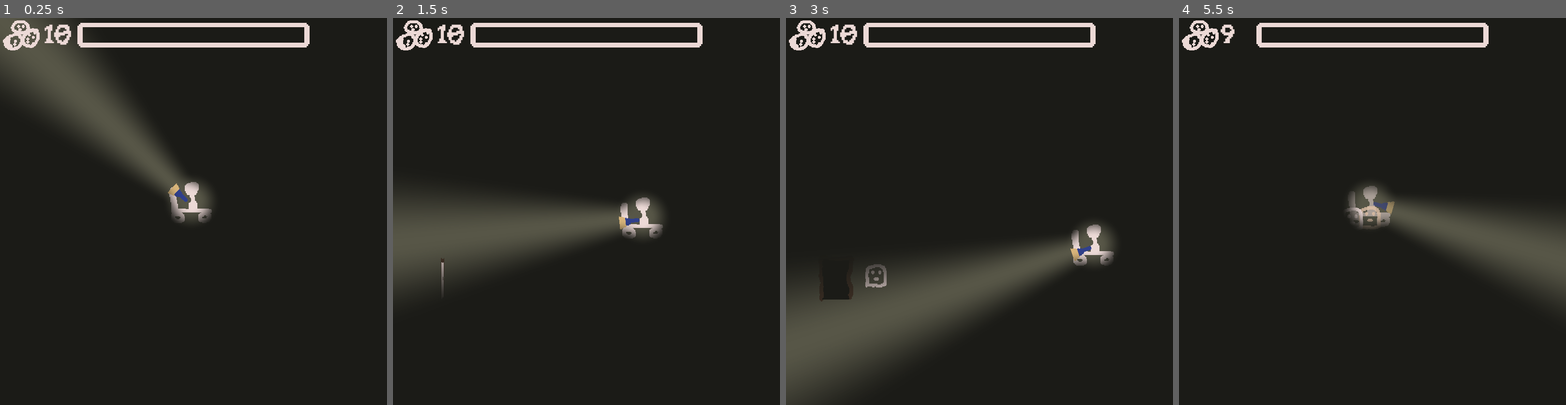
Above: before the commit, frames 1-4 (left to right).
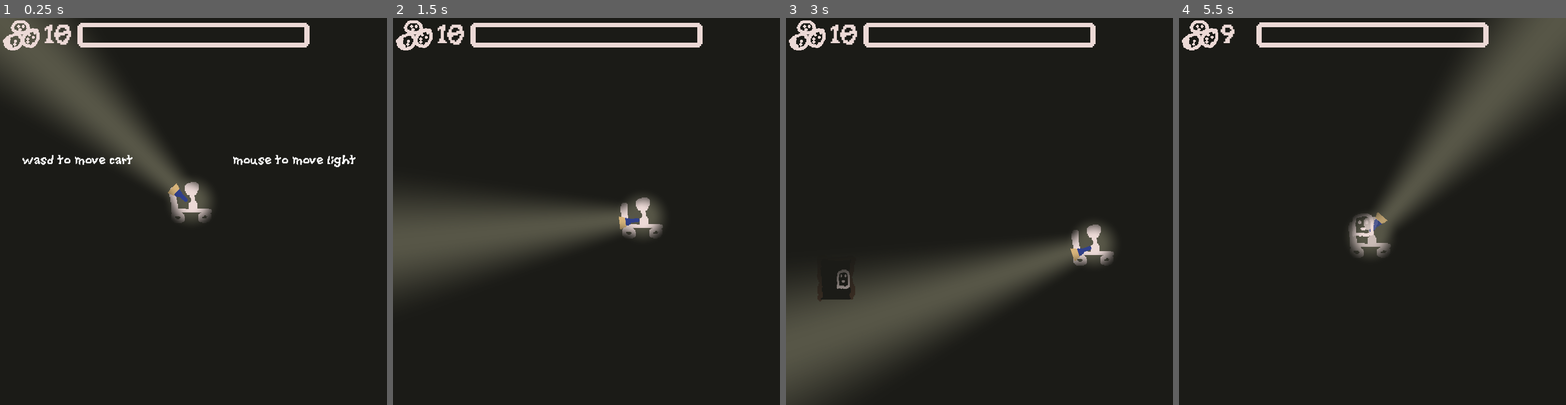
Above: after the commit, the same moments.

Repository: nolenroyalty/flashlight-survivors
Game: Godot game, scene res://Main.tscn
Same seed, same stepped clock (60 frames per second), same inputs: the game is played once before the commit and once after it.
Inputs (mouse positions are in pixels of both pictures, inside the frame that each line leads up to):
- Up to frame 1 (0.25 s): no input
- Up to frame 2 (1.5 s): tap Enter at 0.5 s; move the mouse to (671, 192) at 0.52 s; hold D (player_right) 0.53-1.28 s; move the mouse to (509, 230) at 1.27 s; hold S (player_down) from 1.28 s (still down)
- Up to frame 3 (3 s): move the mouse to (1018, 126) at 2.02 s; release S (player_down) at 2.03 s; hold D (player_right) 2.03-2.78 s; move the mouse to (960, 288) at 2.77 s; hold W (player_up) from 2.78 s (still down)
- Up to frame 4 (5.5 s): move the mouse to (1488, 269) at 3.52 s; release W (player_up) at 3.53 s; hold A (player_left) 3.53-5.03 s; tap Space (debug_flash_light) at 4.15 s; move the mouse to (1256, 153) at 4.27 s; tap Z (debug_spawn_door) at 4.9 s; move the mouse to (1391, 211) at 5.02 s; hold S (player_down) from 5.03 s (still down)

The runs differ from the first frame. In frame 1, 0.6% of the frame differs, in the area x 5-92%, y 35-39%; in frame 2, less than 0.1%; in frame 3, 0.3%; in frame 4, 17%, in the area x 1-100%, y 0-74%.
Error before the commit: Attempt to call function 'get_children' in base 'null instance' on a null instance. (res://globals/AudioManager.gd:35)

Commit message:
UI tutorial, sound tweaks

Diff:
--- a/Main.gd
+++ b/Main.gd
@@ -1,6 +1,7 @@
 extends Node2D
 var UpgradeDialogue = preload("res://ui/UpgradeDialogue.tscn")
 var LoseScreen = preload("res://ui/LoseScreen.tscn")
+var UIHelpers = preload("res://ui/UIHelpers.tscn")
 
 onready var player = $Player
 onready var healthbar = $Healthbar
@@ -25,9 +26,14 @@
 	$SpawnManager.enable()
 	State.set_start_time()
 
+func show_tutorial():
+	var tut = UIHelpers.instance()
+	add_child(tut)
+	tut.connect("tutorial_complete", self, "start")
+
 func restart():
 	get_tree().paused = false
-	start()
+	show_tutorial()
 
 func handle_death():
 	get_tree().paused = true
@@ -59,4 +65,4 @@
 	rng = RandomNumberGenerator.new()
 	rng.randomize()
 
-	start()
+	show_tutorial()
--- a/darkness/Darkness.gd
+++ b/darkness/Darkness.gd
@@ -39,9 +39,9 @@
 
 	$Sprite.material.set_shader_param("flashlight_direction", Lights.flashlight_direction)
 
-	if Input.is_action_pressed("debug_flash_light"):
-		$Sprite.material.set_shader_param("max_darkness", 0.75)
-		#$Sprite.material.set_shader_param("color_mix", Color("#8e3a47"))
-	elif Input.is_action_just_released("debug_flash_light"):
-		$Sprite.material.set_shader_param("max_darkness", 1.0)
-		#$Sprite.material.set_shader_param("color_mix", Color(0, 0, 0, 1))
+	# if Input.is_action_pressed("debug_flash_light"):
+	# 	$Sprite.material.set_shader_param("max_darkness", 0.75)
+	# 	#$Sprite.material.set_shader_param("color_mix", Color("#8e3a47"))
+	# elif Input.is_action_just_released("debug_flash_light"):
+	# 	$Sprite.material.set_shader_param("max_darkness", 1.0)
+	# 	#$Sprite.material.set_shader_param("color_mix", Color(0, 0, 0, 1))
--- a/enemies/SpawnManager.gd
+++ b/enemies/SpawnManager.gd
@@ -64,17 +64,17 @@
 		else:
 			current_door_spawn_chance = 0.5
 
-func _process(_delta):
-	if Input.is_action_just_pressed("debug_spawn_door"):
-		if spawn_door():
-			print("door spawned")
-		else:
-			print("could not spawn door")
-	if Input.is_action_just_pressed("debug_spawn_puddle"):
-		if spawn_puddle():
-			print("puddle spawned")
-		else:
-			print("could not spawn puddle")
+# func _process(_delta):
+# 	if Input.is_action_just_pressed("debug_spawn_door"):
+# 		if spawn_door():
+# 			print("door spawned")
+# 		else:
+# 			print("could not spawn door")
+# 	if Input.is_action_just_pressed("debug_spawn_puddle"):
+# 		if spawn_puddle():
+# 			print("puddle spawned")
+# 		else:
+# 			print("could not spawn puddle")
 
 func disable():
 	timer.stop()
--- a/globals/AudioManager.gd
+++ b/globals/AudioManager.gd
@@ -32,5 +32,5 @@
 		death_audios.append(child)
 	for child in $ExplodeAudios.get_children():
 		explode_audios.append(child)
-	for child in $DoorAudios.get_children():
+	for child in $DoorcrashAudios.get_children():
 		door_audios.append(child)
--- a/globals/AudioManager.tscn
+++ b/globals/AudioManager.tscn
@@ -13,44 +13,44 @@
 
 [node name="DeathAudio1" type="AudioStreamPlayer" parent="DeathAudios"]
 stream = ExtResource( 1 )
-volume_db = -5.0
+volume_db = -6.0
 
 [node name="DeathAudio2" type="AudioStreamPlayer" parent="DeathAudios"]
 stream = ExtResource( 1 )
-volume_db = -5.0
+volume_db = -6.0
 
 [node name="DeathAudio3" type="AudioStreamPlayer" parent="DeathAudios"]
 stream = ExtResource( 1 )
-volume_db = -5.0
+volume_db = -6.0
 
 [node name="ExplodeAudios" type="Node2D" parent="."]
 
 [node name="ExplodeAudio1" type="AudioStreamPlayer" parent="ExplodeAudios"]
 stream = ExtResource( 3 )
-volume_db = -5.0
+volume_db = -8.0
 
 [node name="ExplodeAudio2" type="AudioStreamPlayer" parent="ExplodeAudios"]
 stream = ExtResource( 3 )
-volume_db = -5.0
+volume_db = -8.0
 
 [node name="ExplodeAudio3" type="AudioStreamPlayer" parent="ExplodeAudios"]
 stream = ExtResource( 3 )
-volume_db = -5.0
+volume_db = -8.0
 
 [node name="ExplodeAudio4" type="AudioStreamPlayer" parent="ExplodeAudios"]
 stream = ExtResource( 3 )
-volume_db = -5.0
+volume_db = -8.0
 
 [node name="DoorcrashAudios" type="Node2D" parent="."]
 
 [node name="DoorAudio1" type="AudioStreamPlayer" parent="DoorcrashAudios"]
 stream = ExtResource( 4 )
-volume_db = -5.0
+volume_db = -8.0
 
 [node name="DoorAudio2" type="AudioStreamPlayer" parent="DoorcrashAudios"]
 stream = ExtResource( 4 )
-volume_db = -5.0
+volume_db = -8.0
 
 [node name="DoorAudio3" type="AudioStreamPlayer" parent="DoorcrashAudios"]
 stream = ExtResource( 4 )
-volume_db = -5.0
+volume_db = -8.0
--- a/light-sources/LightTrackManager.tscn
+++ b/light-sources/LightTrackManager.tscn
@@ -12,3 +12,4 @@
 [node name="Audio" type="AudioStreamPlayer" parent="."]
 pause_mode = 2
 stream = ExtResource( 2 )
+volume_db = -8.0
--- /dev/null
+++ b/ui/UIHelpers.gd
@@ -0,0 +1,43 @@
+extends CanvasLayer
+
+signal tutorial_complete()
+
+var first_mouse_pos : Vector2
+var mouse_gone = false
+var wasd_gone = false
+
+func maybe_emit():
+	if mouse_gone and wasd_gone:
+		emit_signal("tutorial_complete")
+
+
+var count = 0
+func maybe_free():
+	count += 1
+	if count == 2:
+		call_deferred("queue_free")
+
+
+func _process(_delta):
+	var new_mouse_pos = get_viewport().get_mouse_position()
+	if new_mouse_pos.distance_to(first_mouse_pos) > 30 and not mouse_gone:
+		mouse_gone = true
+		maybe_emit()
+		var t = get_tree().create_tween()
+		t.tween_property($Mouse, "modulate:a", 0.0, 0.5)
+		t.tween_callback(self, "maybe_free")
+
+	if Input.is_action_just_pressed("player_left") \
+		or Input.is_action_just_pressed("player_right") \
+		or Input.is_action_just_pressed("player_up") \
+		or Input.is_action_just_pressed("player_down"):
+		if not wasd_gone:
+			wasd_gone = true
+			maybe_emit()
+			var t = get_tree().create_tween()
+			t.tween_property($Wasd, "modulate:a", 0.0, 0.5)
+			t.tween_callback(self, "maybe_free")
+
+
+func _ready():
+	first_mouse_pos = get_viewport().get_mouse_position()
--- /dev/null
+++ b/ui/UIHelpers.tscn
@@ -0,0 +1,26 @@
+[gd_scene load_steps=2 format=2]
+
+[ext_resource path="res://ui/UIHelpers.gd" type="Script" id=1]
+
+[node name="UIHelpers" type="CanvasLayer"]
+script = ExtResource( 1 )
+
+[node name="Wasd" type="Label" parent="."]
+anchor_top = 0.5
+anchor_bottom = 0.5
+margin_left = 30.0
+margin_top = -73.0
+margin_right = 175.0
+margin_bottom = -57.0
+text = "wasd to move cart"
+
+[node name="Mouse" type="Label" parent="."]
+anchor_left = 1.0
+anchor_top = 0.5
+anchor_right = 1.0
+anchor_bottom = 0.5
+margin_left = -199.0
+margin_top = -73.0
+margin_right = -37.0
+margin_bottom = -57.0
+text = "mouse to move light"
